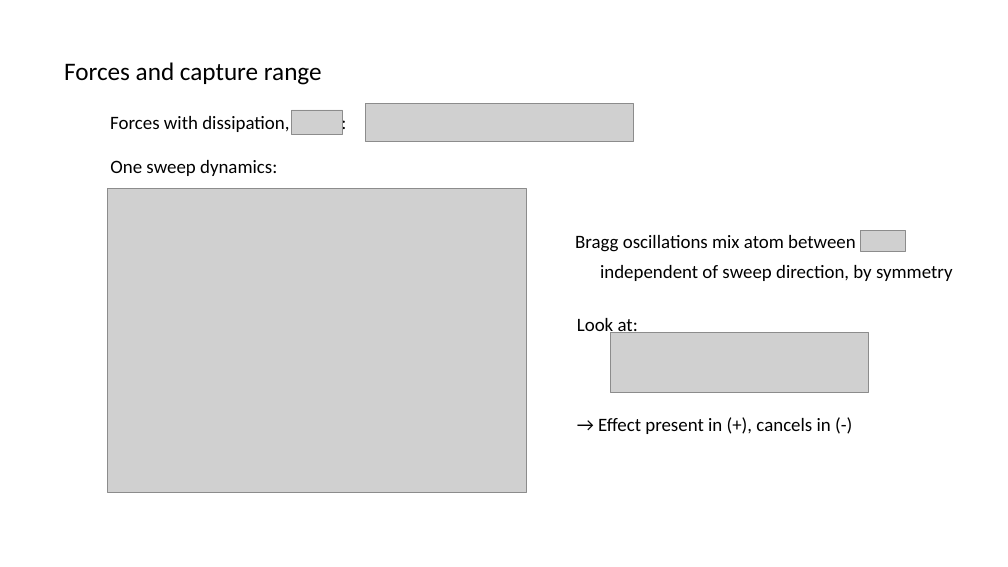
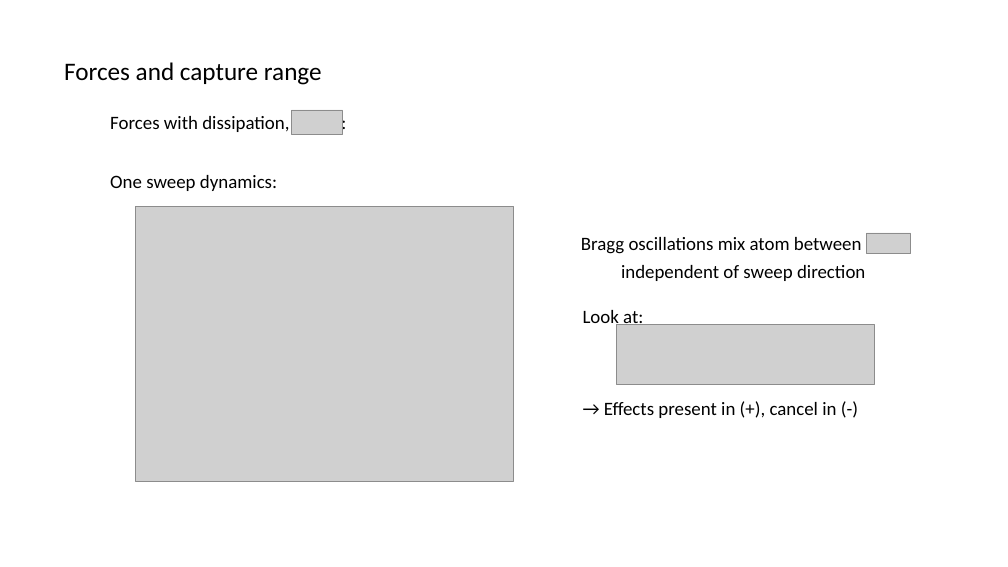
Before and after one commit to huanium/huanium, a slide deck: slide 29 of MIT PhD/ZGS/ZGS -Aug-26-2022/BUI-ZGS-Aug-26-2022.pptx (slide 10 before the commit). Drawn at 1008x567 pixels with LibreOffice and Linux fonts; fonts in the diff are those of the drawing; grey boxes stand for pictures. Boxes give left, top, right and bottom in pixels: in the first picture for what was removed or moved away, otherwise in the second. Text is boxed around its words. In the diff, an @@ line names an element or a change of style, - is before the commit and + after.

```diff
--- a/MIT PhD/ZGS/ZGS -Aug-26-2022/BUI-ZGS-Aug-26-2022.pptx
+++ b/MIT PhD/ZGS/ZGS -Aug-26-2022/BUI-ZGS-Aug-26-2022.pptx
@@ picture removed at [365,104,634,141] @@
@@ text "One sweep dynamics:": place and size @@
-text "One sweep dynamics:" at [110,160,277,176]
+text "One sweep dynamics:" at [110,175,277,191]
@@ picture: place and size @@
-picture at [108,188,527,492]
+picture at [135,206,513,481]
@@ text "Bragg oscillations mix atom between": place and size @@
-text "Bragg oscillations mix atom between" at [575,235,856,252]
+text "Bragg oscillations mix atom between" at [581,237,862,254]
@@ picture: place and size @@
-picture at [861,231,905,252]
+picture at [867,233,910,254]
@@ text at [621,265,865,281]: text changed @@
-independent of sweep direction, by symmetry
+independent of sweep direction
@@ text "Look at:": place and size @@
-text "Look at:" at [577,318,638,336]
+text "Look at:" at [583,310,643,328]
@@ picture: place and size @@
-picture at [611,332,869,392]
+picture at [617,324,875,384]
@@ text at [604,402,836,418]: text changed @@
-→ Effect present in (+), cancels in (-)
+→ Effects present in (+), cancel in (-)
```
Also in this commit, not shown: 11 other slides changed, 17 slides added, 1 slide removed, 11 other files.
